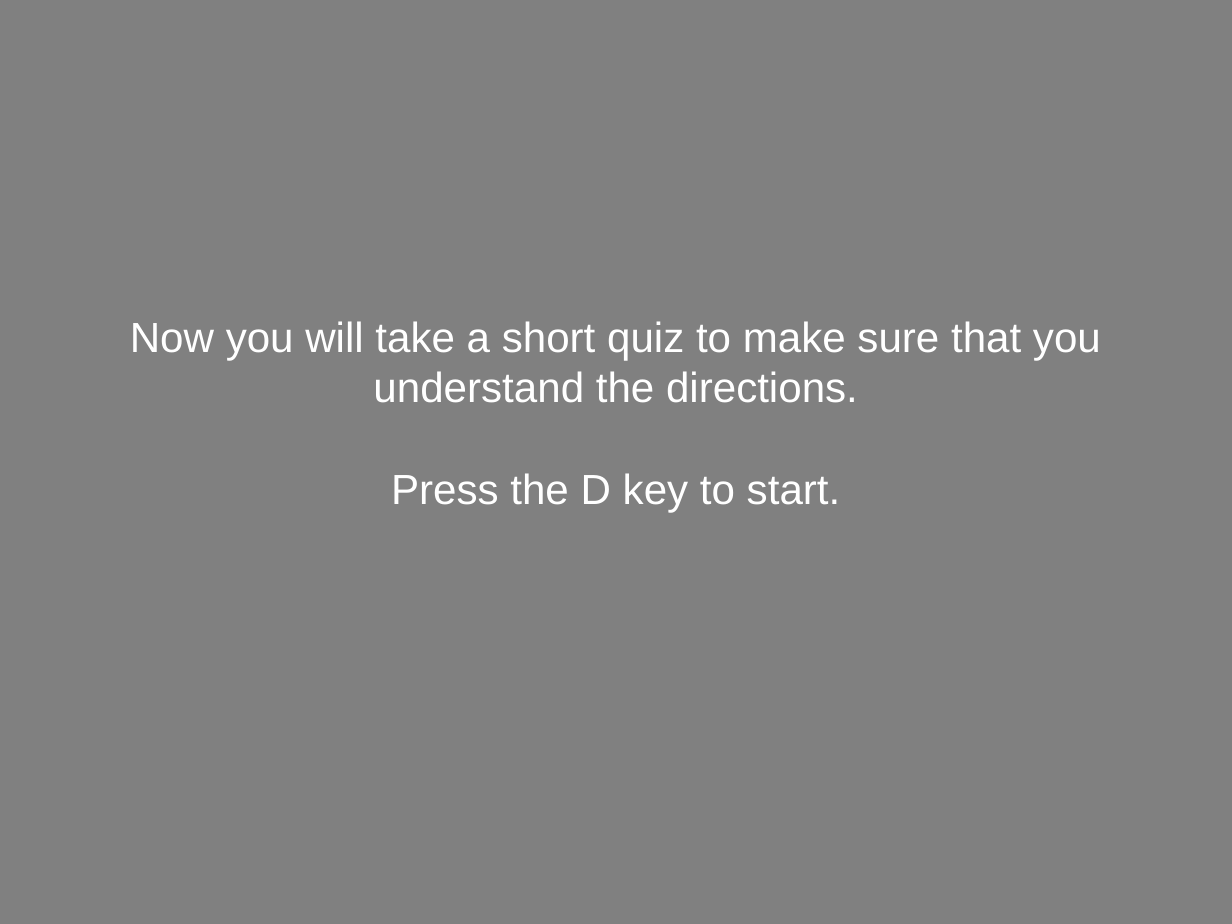
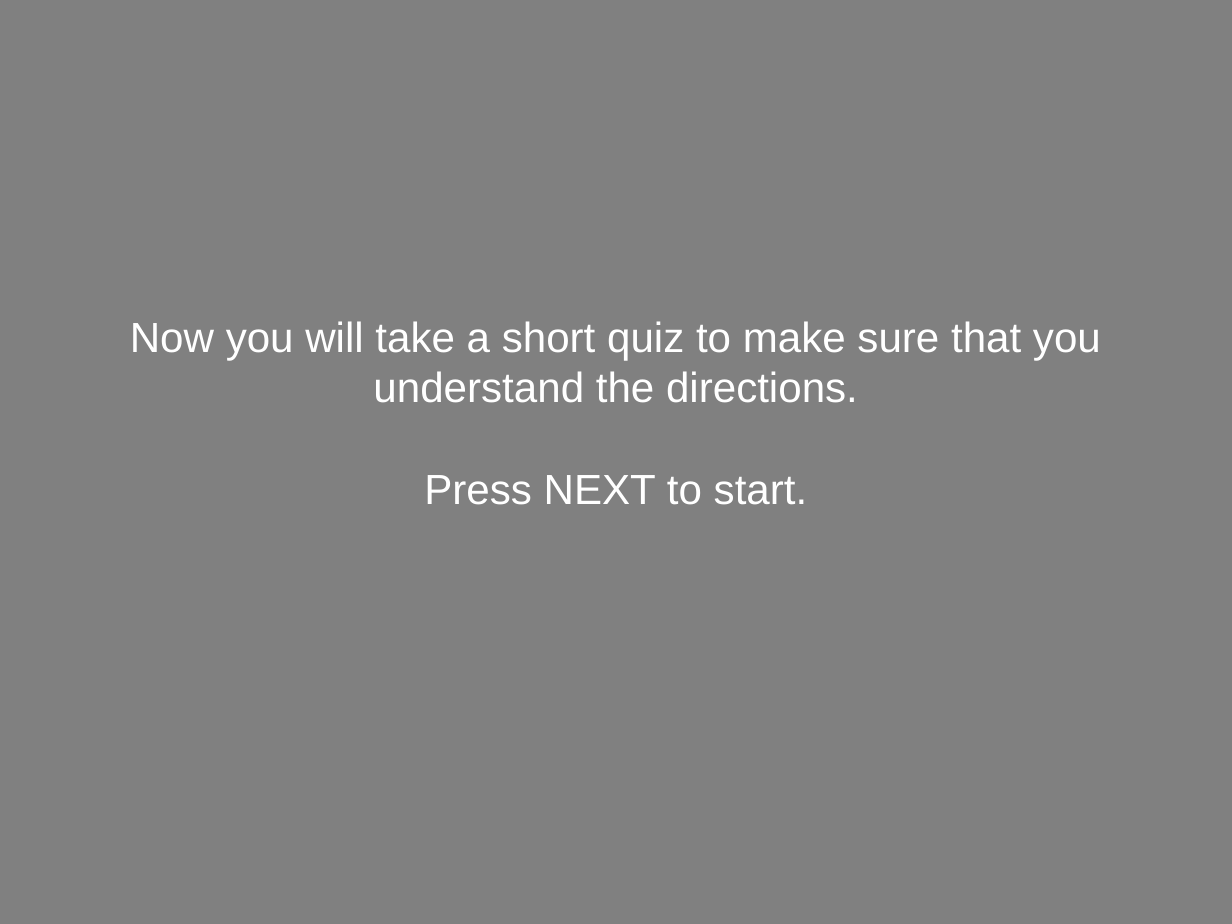
Before and after one commit to NatalieBiderman/Categories_fMRI_MTurk, a slide deck: slide 35 of static/Tools/fMRIDirections.pptx. Drawn at 1232x924 pixels with LibreOffice and Linux fonts; fonts in the diff are those of the drawing. Boxes give left, top, right and bottom in pixels: in the first picture for what was removed or moved away, otherwise in the second. Text is boxed around its words. In the diff, an @@ line names an element or a change of style, - is before the commit and + after.

```diff
--- a/static/Tools/fMRIDirections.pptx
+++ b/static/Tools/fMRIDirections.pptx
@@ subtitle at [424,475,808,505]: text changed @@
-Press the D key to start.
+Press NEXT to start.
```
Also in this commit, not shown: 5 other slides changed, 5 other files.
